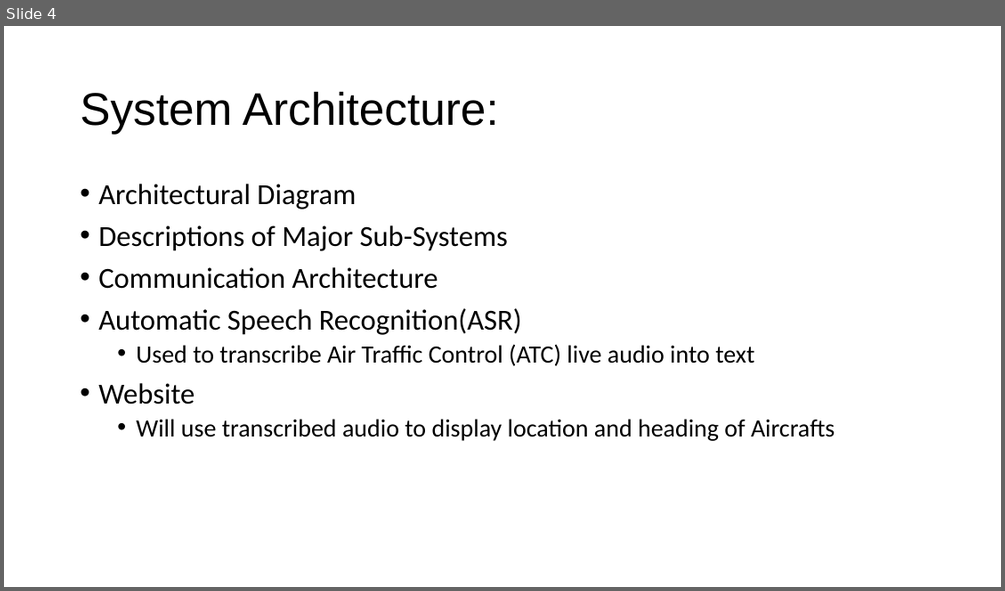
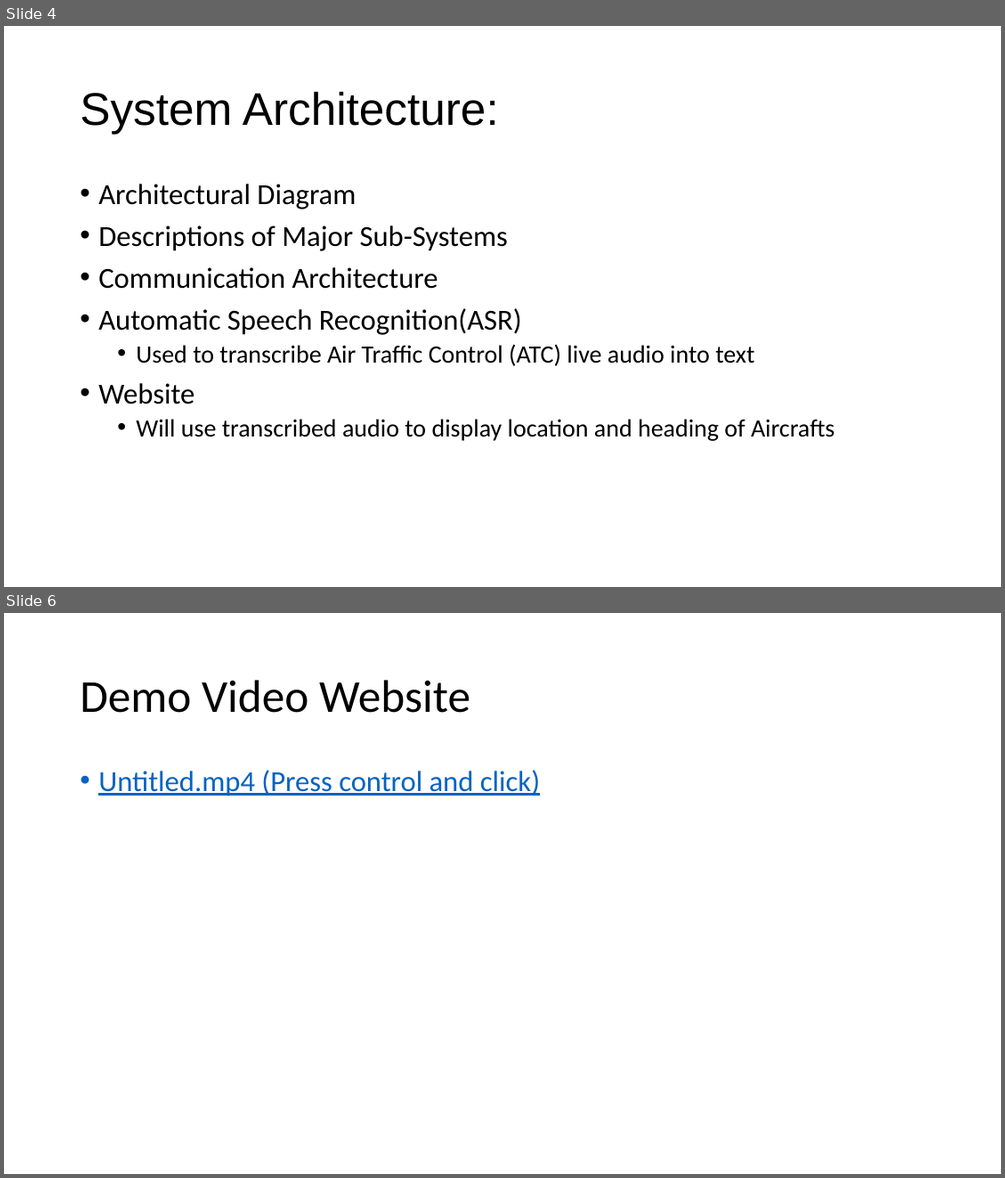
Before and after one commit to Burnetb8/Senior-Capstone, a slide deck: Documentation/Sprint 1 Pres.pptx. Shown one above the other, each under a label of ours: slide 4 before the commit, slides 4 and 6 after it; the slides between them are not shown. The pictures are 1005x591 and 1005x1178 pixels, drawn with LibreOffice and Linux fonts; fonts in the diff are those of the drawing. Boxes give left, top, right and bottom in pixels: in the first picture for what was removed or moved away, otherwise in the second. Text is boxed around its words. In the diff, an @@ line names an element or a change of style, - is before the commit and + after.

Commit message:
Demo video website and lessons learned for sprint 1 presentation

```diff
--- a/Documentation/Sprint 1 Pres.pptx
+++ b/Documentation/Sprint 1 Pres.pptx
@@ slide 6 added at (4, 613, 1001, 1174), background #FFFFFF @@
@@ title added at (80, 680, 470, 713), 44 pt, text #000000 @@
+Demo Video Website
@@ text added at (98, 770, 540, 796), 28 pt, text #0563C1, underline @@
+• Untitled.mp4 (Press control and click)
```
Also in this commit, not shown: 5 slides changed, 1 other slide added, 1 slide removed, 2 other files.
